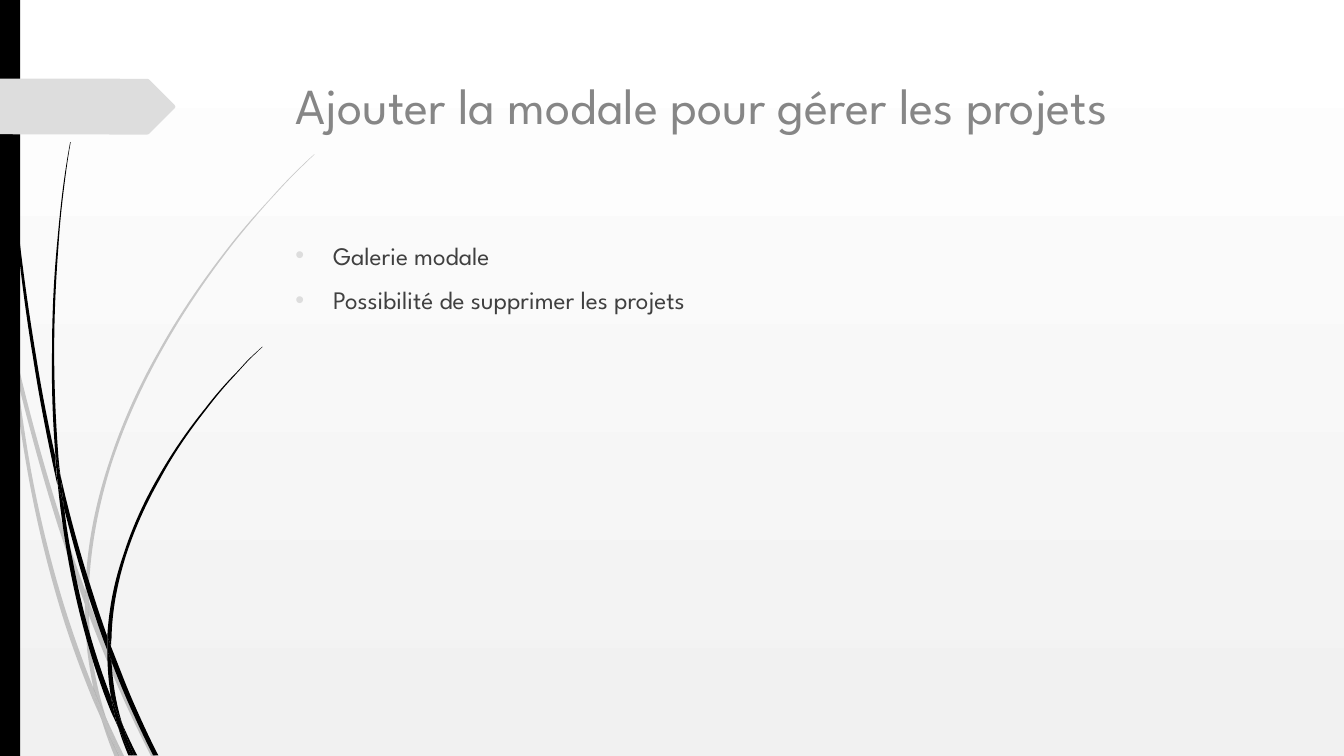
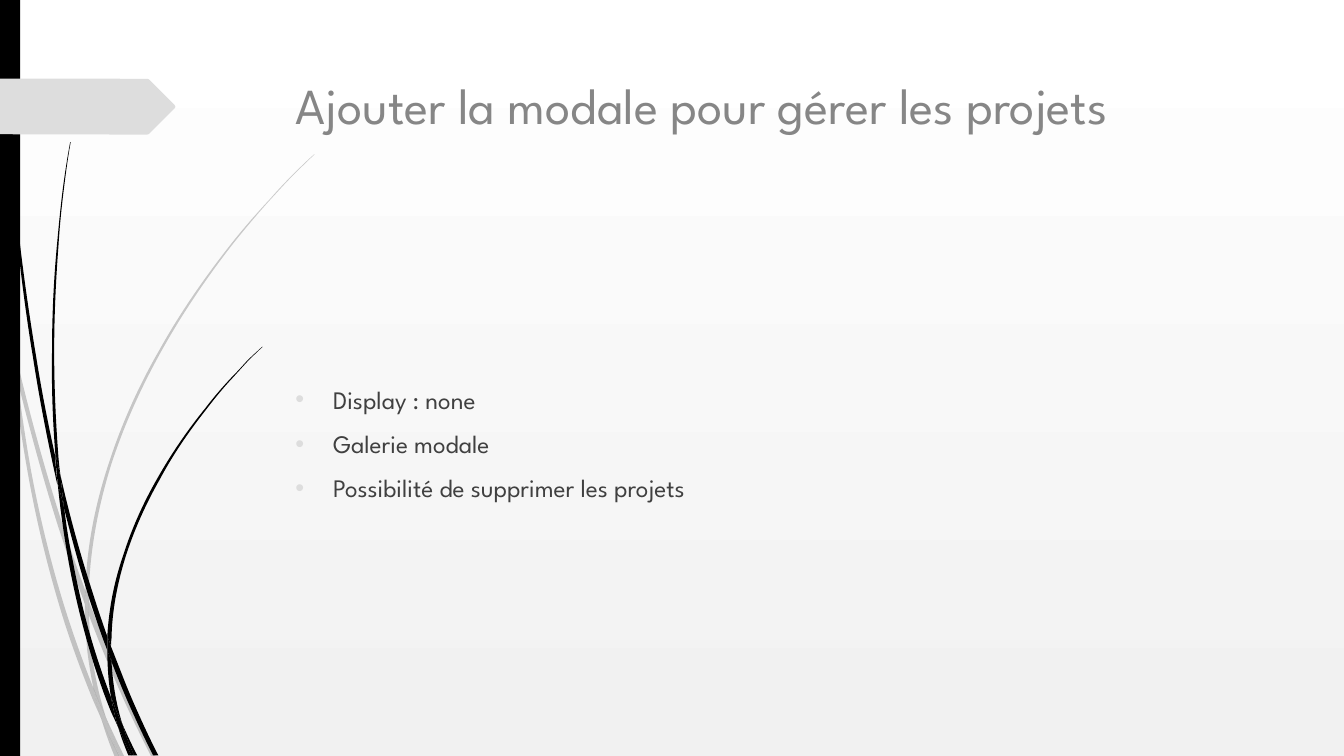
Before and after one commit to Oleome/Portfolio-architecte-sophie-bluel, a slide deck: slide 6 of Projet 3.ppt. Drawn at 1344x756 pixels with LibreOffice and Linux fonts; fonts in the diff are those of the drawing. Boxes give left, top, right and bottom in pixels: in the first picture for what was removed or moved away, otherwise in the second. Text is boxed around its words. In the diff, an @@ line names an element or a change of style, - is before the commit and + after.

```diff
--- a/Projet 3.ppt
+++ b/Projet 3.ppt
@@ text "Display : none" at (333, 391, 685, 503): vertical alignment top to middle @@
@@ text at (333, 391, 475, 415): paragraph added @@
+• Display : none
```
Also in this commit, not shown: 7 other slides changed.
